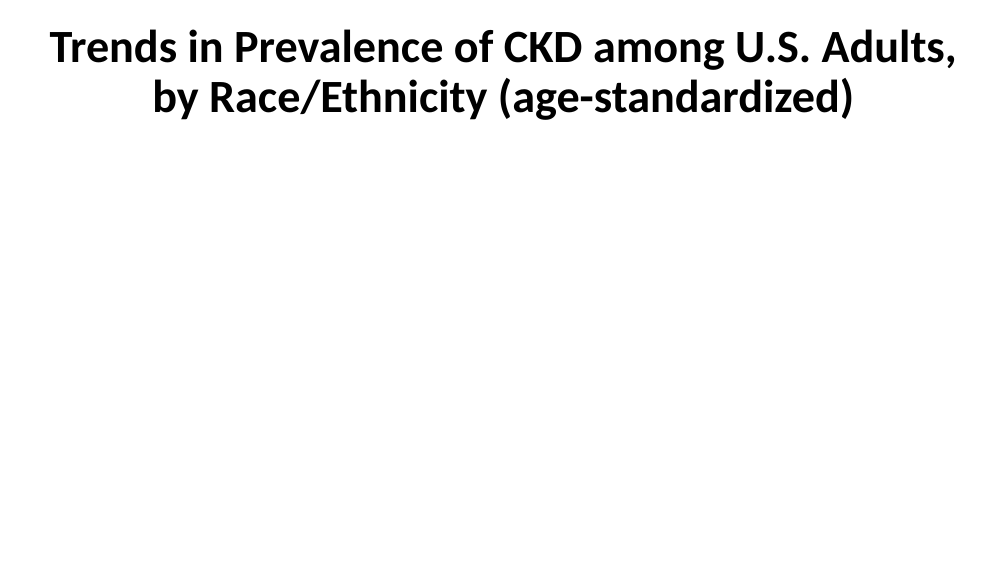
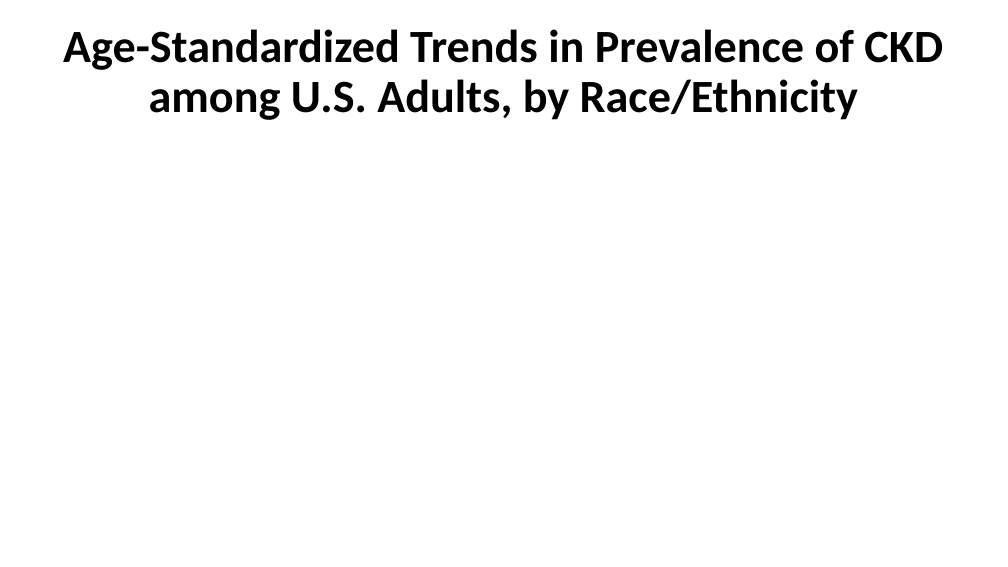
Before and after one commit to CDCgov/nccdphp-ddt-kdss, a slide deck: slide 8 of CKDSurveillance/PPT/Q9.pptx. Drawn at 1008x567 pixels with LibreOffice and Linux fonts; fonts in the diff are those of the drawing; background and template pictures are left out. Boxes give left, top, right and bottom in pixels: in the first picture for what was removed or moved away, otherwise in the second. Text is boxed around its words. In the diff, an @@ line names an element or a change of style, - is before the commit and + after.

```diff
--- a/CKDSurveillance/PPT/Q9.pptx
+++ b/CKDSurveillance/PPT/Q9.pptx
@@ title at box(63, 29, 943, 120): text changed @@
-Trends in Prevalence of CKD among U.S. Adults, by Race/Ethnicity (age-standardized)
+Age-Standardized Trends in Prevalence of CKD among U.S. Adults, by Race/Ethnicity
```
Also in this commit, not shown: 10 other slides changed, 6 other files.
